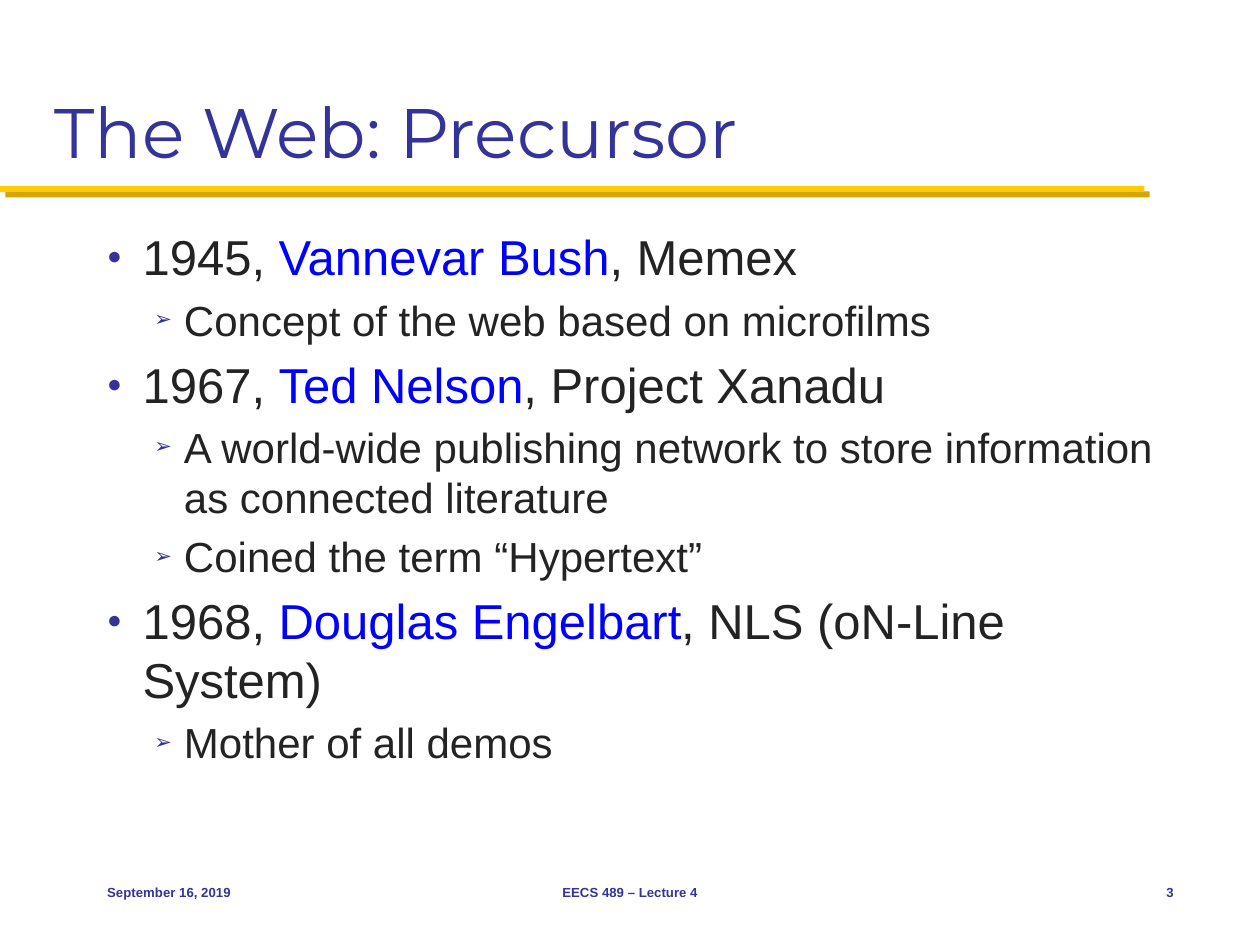
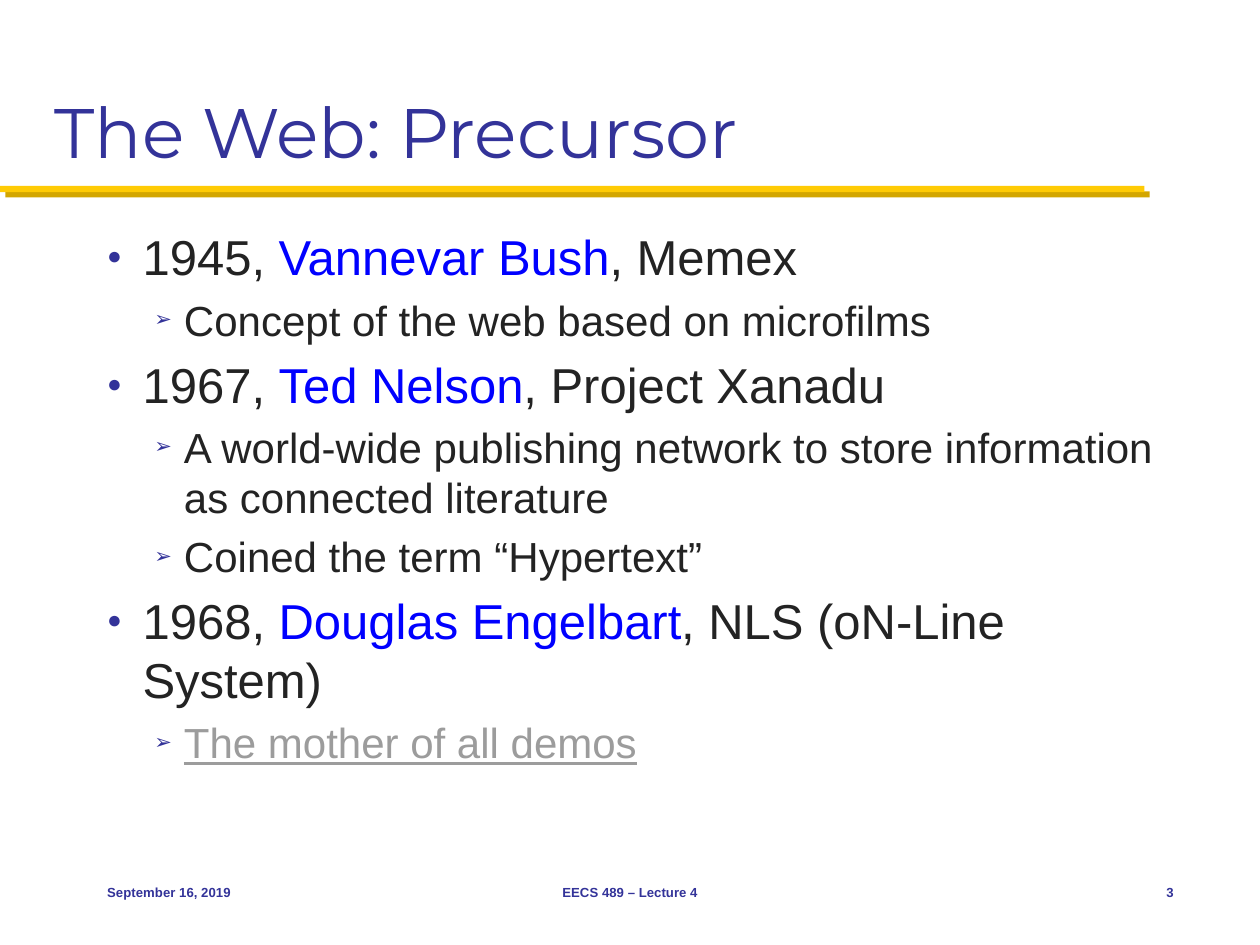
Before and after one commit to mosharaf/eecs489, a slide deck: slide 3 of Slides/091619.pptx. Drawn at 1260x945 pixels with LibreOffice and Linux fonts; fonts in the diff are those of the drawing. Boxes give left, top, right and bottom in pixels: in the first picture for what was removed or moved away, otherwise in the second. Text is boxed around its words. In the diff, an @@ line names an element or a change of style, - is before the commit and + after.

```diff
--- a/Slides/091619.pptx
+++ b/Slides/091619.pptx
@@ text at [184,727,637,765]: text changed; text colour #232323 to #9C9C9C @@
-  ➢ Mother of all demos
+  ➢ The mother of all demos
```
Also in this commit, not shown: 9 other slides changed, 1 slide added.
